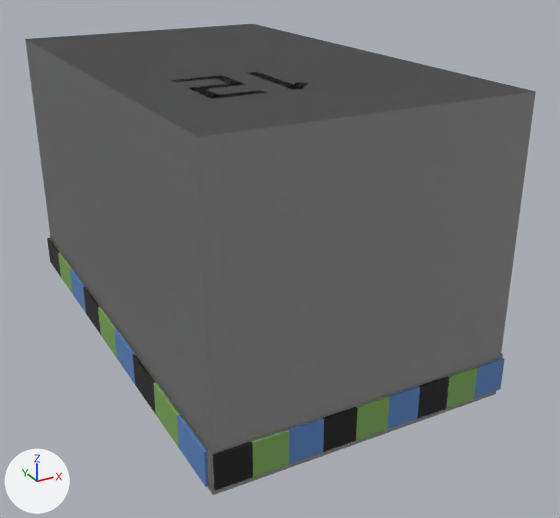
The glTF model assets/models/items/ammo_12ga.glb, before and after one commit.
Both versions are drawn from a 50 mm lens placed at (-0.081, -0.1694, 0.0656), pointed at (0.0064, -0.0105, -0.0139). The axes (+X, +Y, +Z) are drawn at lower left. The lights are the same throughout. The picture after the commit comes second. Vertices at exactly the same position are counted once.

The first picture shows 'band_mix', 'body', 'box_lod1'.
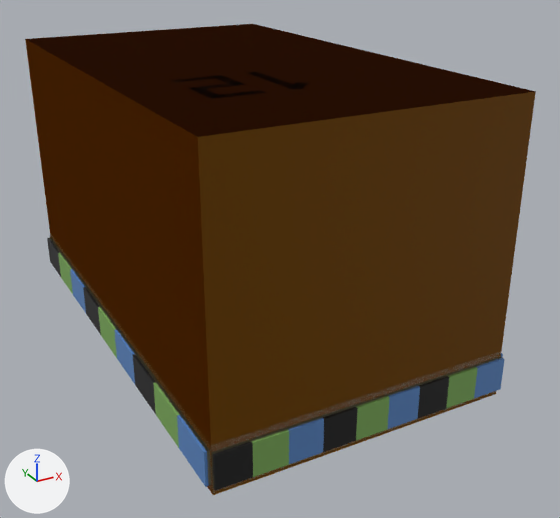
What differs and where, as boxes (x1, y1, x2, y2) in the pictures (560 x 518 px):
part 1 of me_box_lod1, recoloured
    before: (50, 237, 502, 488)
part 2 of me_box_lod1, recoloured
    before: (25, 24, 536, 495)
part 3 of me_box_open_lod1, recoloured
    after: (50, 237, 502, 488)
part 4 of me_box_open_lod1, recoloured (orange)
    after: (25, 24, 536, 495)

What the commit changed:
me_box_lod1 has 40 vertices, 60 faces and spans x -0.0362..0.0362, y -0.0612..0.0612, z -0.035..0.0345.
me_box_lod1 is used by ob_box_lod1; location (0.0, 0.0, 0.0002).
me_box_lod1 part 1: 48 faces centred in x -0.0362..0.0362, y -0.0612..0.0612, z -0.033..-0.025 are repainted in the vertex colours; the middle colour goes from white #ffffff to beige #b0a789.
me_box_lod1 part 2: 12 faces centred in x -0.0356..0.0356, y -0.0606..0.0606, z -0.035..0.0345 are repainted in the vertex colours; the middle colour goes from white #ffffff to orange #c98106.
me_box_open_lod1 has 40 vertices, 60 faces and spans x -0.0362..0.0362, y -0.0612..0.0612, z -0.035..0.0345.
me_box_open_lod1 is used by ob_box_open_lod1; location (0.0, 0.0, 0.0002).
me_box_open_lod1 part 3: 48 faces centred in x -0.0362..0.0362, y -0.0612..0.0612, z -0.033..-0.025 are repainted in the vertex colours; the middle colour goes from white #ffffff to beige #b0a789.
me_box_open_lod1 part 4: 12 faces centred in x -0.0356..0.0356, y -0.0606..0.0606, z -0.035..0.0345 are repainted in the vertex colours; the middle colour goes from white #ffffff to orange #c98106.
